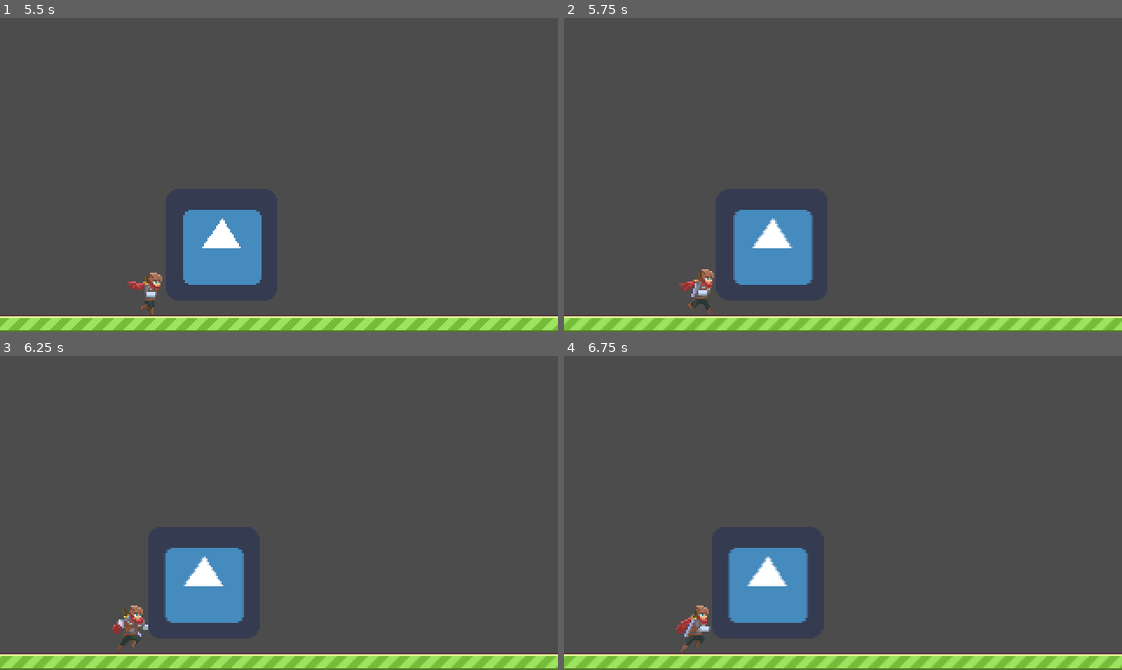
Above: before the commit, frames 1-4 (two rows, left to right).
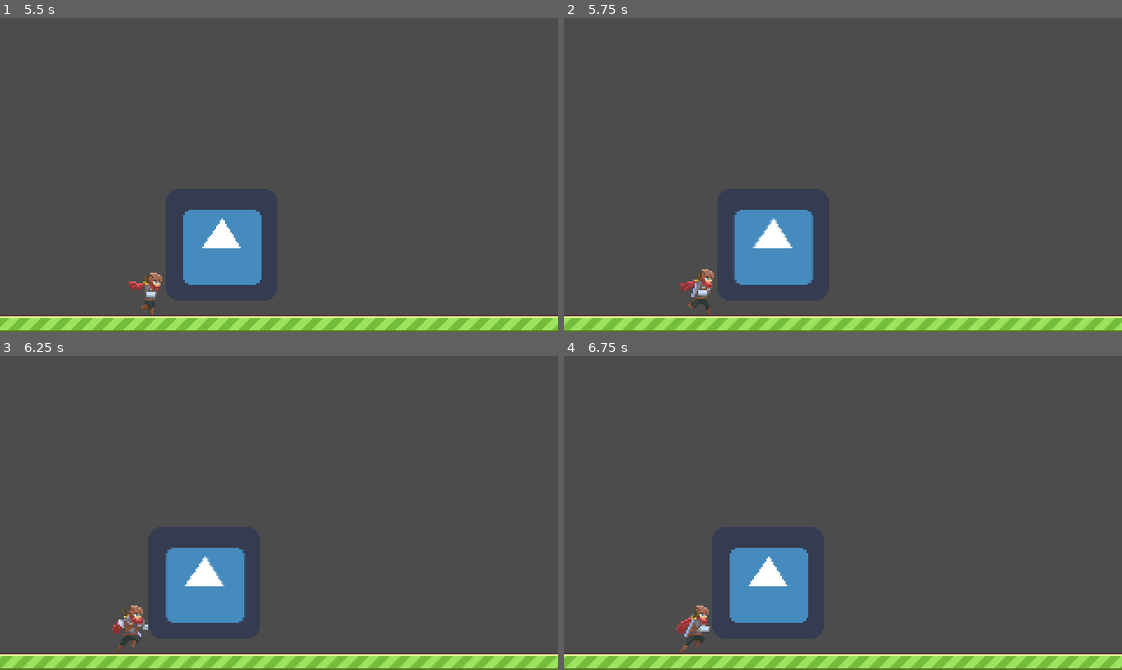
Above: after the commit, the same moments.

Repository: bsiesicki/GN7T2_EndlessRunner
Game: Godot game, scene res://Scenes/Main.tscn
Same seed, same stepped clock (60 frames per second), same inputs: the game is played once before the commit and once after it. The engine's default icon, where the game draws it, is replaced by a stand-in: a white triangle on a blue panel in a dark square.
Inputs (mouse positions are in pixels of both pictures, inside the frame that each line leads up to):
- Up to frame 1 (5.5 s): move the mouse to (401, 159) at 0.52 s; click (401, 159) at 0.67 s; move the mouse to (167, 190) at 1.27 s; click (167, 190) at 1.42 s; move the mouse to (334, 105) at 2.02 s; click (334, 105) at 2.17 s; move the mouse to (251, 237) at 2.77 s; click (251, 237) at 2.92 s; move the mouse to (446, 222) at 3.52 s; click (446, 222) at 3.67 s; move the mouse to (111, 127) at 4.27 s; click (111, 127) at 4.42 s; move the mouse to (306, 175) at 5.02 s; click (306, 175) at 5.17 s
- Up to frame 2 (5.75 s): no input
- Up to frame 3 (6.25 s): move the mouse to (195, 434) at 5.77 s; click (195, 434) at 5.92 s
- Up to frame 4 (6.75 s): move the mouse to (965, 497) at 6.52 s; click (965, 497) at 6.67 s

Frame 1 is identical in both runs. In frame 2, 0.2% of the frame differs, in the area x 30-95%, y 61-100%; in frame 3, 0.3%, in the area x 29-44%, y 61-85%; in frame 4, 0.2%.

Commit message:
slide placeholder

Diff:
--- a/Scenes/Player.tscn
+++ b/Scenes/Player.tscn
@@ -36,7 +36,12 @@
 [sub_resource type="RectangleShape2D" id=1]
 
 custom_solver_bias = 0.0
-extents = Vector2( 12.8372, 14.8421 )
+extents = Vector2( 13.3245, 13.7972 )
+
+[sub_resource type="RectangleShape2D" id=3]
+
+custom_solver_bias = 0.0
+extents = Vector2( 14.2516, 7.1609 )
 
 [sub_resource type="SpriteFrames" id=2]
 
@@ -101,14 +106,18 @@
 swipe_angle_const = 0.75
 swipe_distance = 50
 
-[node name="CollisionShape2D" type="CollisionShape2D" parent="." index="0"]
+[node name="runCollision" type="CollisionShape2D" parent="." index="0"]
 
-position = Vector2( 0, 3 )
+position = Vector2( 0, 4 )
 shape = SubResource( 1 )
 
-[node name="PlayerSprite" type="AnimatedSprite" parent="." index="1"]
+[node name="slideCollision" type="CollisionShape2D" parent="." index="1"]
+
+position = Vector2( -0.174828, 10.8252 )
+shape = SubResource( 3 )
+
+[node name="PlayerSprite" type="AnimatedSprite" parent="." index="2"]
 
 frames = SubResource( 2 )
-animation = "idle"
-frame = 3
+animation = "slide"
 playing = true
--- a/Scripts/Player.gd
+++ b/Scripts/Player.gd
@@ -30,6 +30,7 @@
 export (int) var swipe_distance = 50
 
 func _ready():
+	$slideCollision.disabled = true
 	# Called when the node is added to the scene for the first time.
 	# Initialization here
 	pass
@@ -69,6 +70,8 @@
 		swipeup = false
 	if (swipedown and onground):
 		print("Slide.")
+		$runCollision.disabled = true
+		$slideCollision.disabled = false
 		sliding = true
 		falling = false
 		jumping = false
@@ -81,6 +84,8 @@
 		swipedown = false
 	if (swipeup and onground and sliding):
 		print("Slide end test")
+		$runCollision.disabled = false
+		$slideCollision.disabled = true
 		jumping = false
 		sliding = false
 
Not shown: 1 places in Scenes/Player.tscn that only renumber resources
